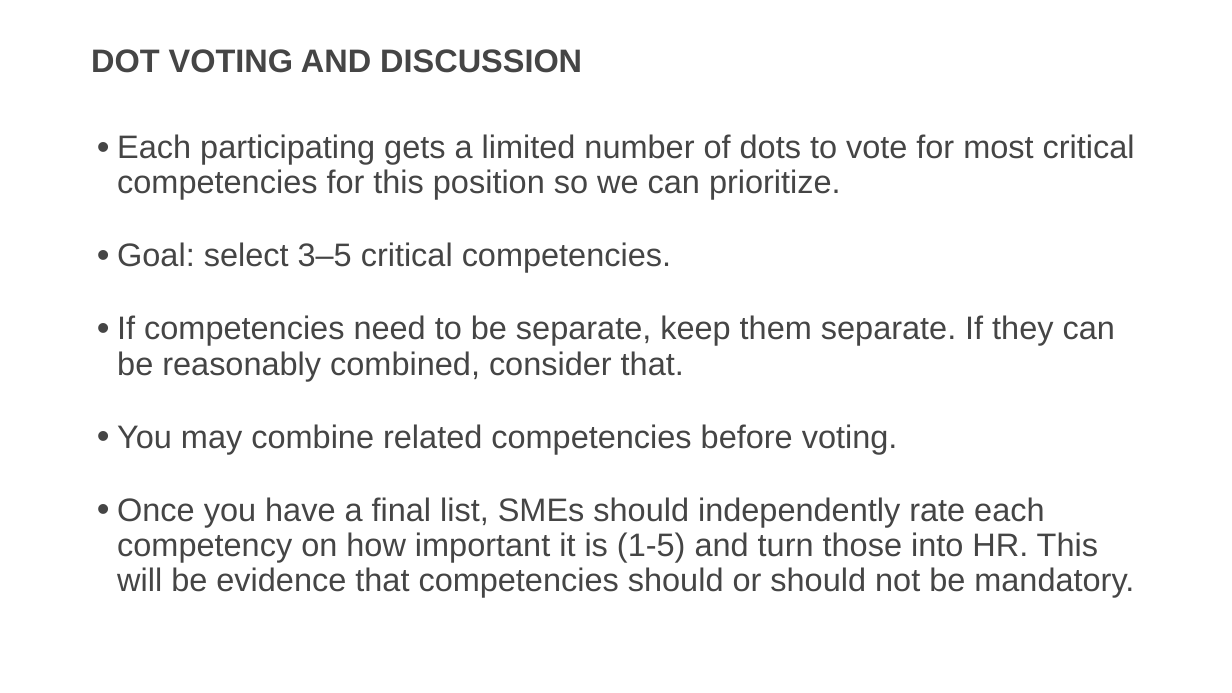
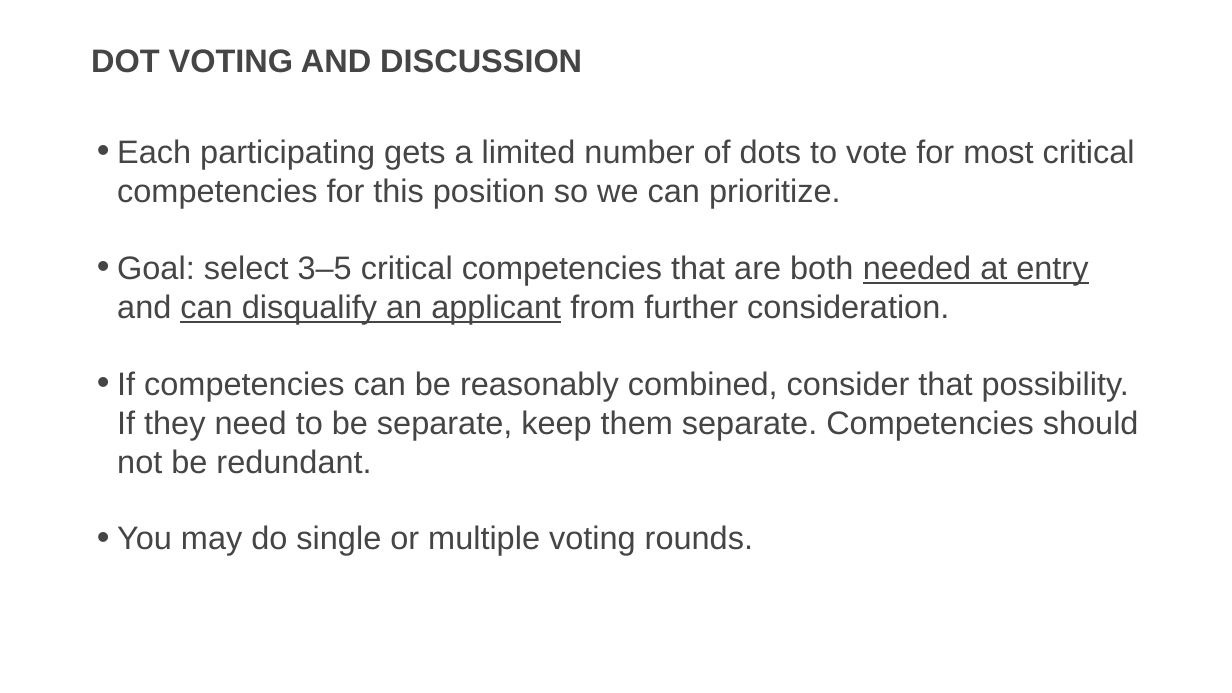
Before and after one commit to usds/SME-QA-Website, a slide deck: slide 19 of toolkit/job-analysis/job-analysis-presentation.pptx (slide 14 before the commit). Drawn at 1232x693 pixels with LibreOffice and Linux fonts; fonts in the diff are those of the drawing. Boxes give left, top, right and bottom in pixels: in the first picture for what was removed or moved away, otherwise in the second. Text is boxed around its words. In the diff, an @@ line names an element or a change of style, - is before the commit and + after.

```diff
--- a/toolkit/job-analysis/job-analysis-presentation.pptx
+++ b/toolkit/job-analysis/job-analysis-presentation.pptx
@@ text at (117, 139, 1135, 208): line spacing 0.9 to 1 @@
@@ text at (117, 255, 1139, 556): text changed @@
-• Goal: select 3–5 critical competencies.
-• If competencies need to be separate, keep them separate. If they can be reasonably combined, consider that.
-• You may combine related competencies before voting.
-• Once you have a final list, SMEs should independently rate each competency on how important it is (1-5) and turn those into HR. This will be evidence that competencies should or should not be mandatory.
+• Goal: select 3–5 critical competencies that are both needed at entry and can disqualify an applicant from further consideration.
+• If competencies can be reasonably combined, consider that possibility. If they need to be separate, keep them separate. Competencies should not be redundant.
+• You may do single or multiple voting rounds.
```
Also in this commit, not shown: 29 other slides changed, 11 slides added, 1 slide removed, 1 other file.
